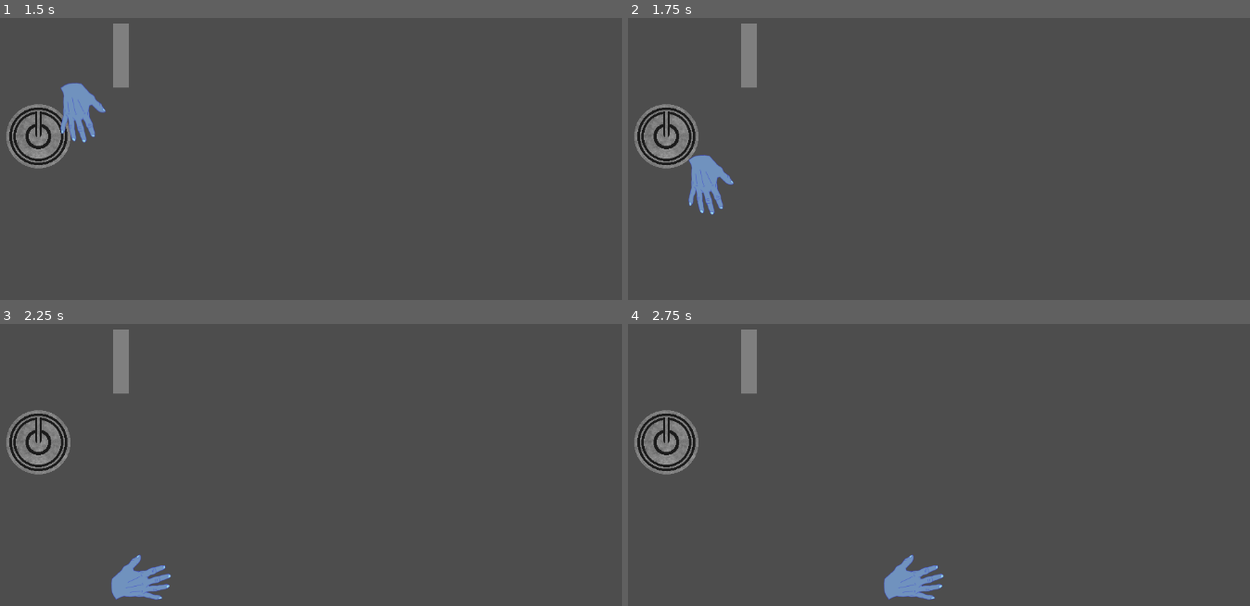
Above: before the commit, frames 1-4 (two rows, left to right).
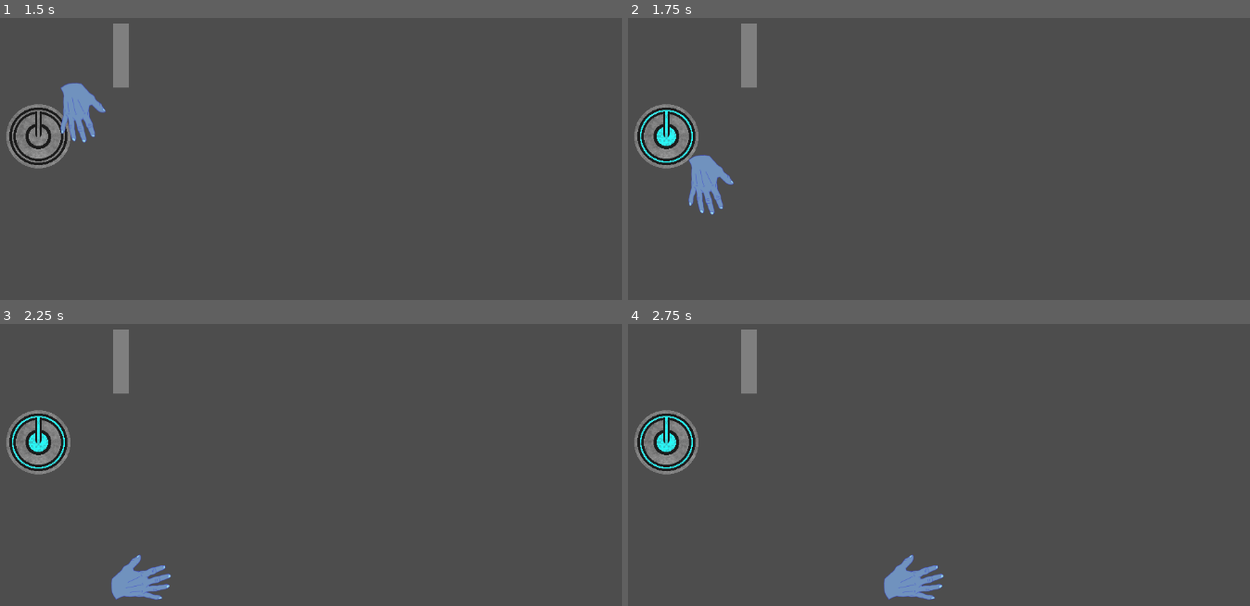
Above: after the commit, the same moments.

Repository: AustinSB/moving_hand_game
Game: Godot game, scene res://main.tscn
The game is run twice, just before and just after one commit, with the same random seed, the same clock (stepped at 60 frames per second) and the same inputs.
Inputs:
- Up to frame 1 (1.5 s): tap Enter at 0.5 s; hold D (move_right, bound only after the commit) 0.53-1.28 s; hold Space 0.53-1.28 s; tap E (interact, bound only after the commit) at 0.6 s; hold S (move_down, bound only after the commit) from 1.28 s (still down); tap Space at 1.35 s
- Up to frame 2 (1.75 s): keep holding S (move_down, bound only after the commit); tap Space at 1.52 s; tap E (interact, bound only after the commit) at 1.55 s
- Up to frame 3 (2.25 s): tap Space at 1.82 s; release S (move_down, bound only after the commit) at 2.03 s; hold D (move_right, bound only after the commit) from 2.03 s (still down); hold Space from 2.03 s (still down); tap E (interact, bound only after the commit) at 2.1 s
- Up to frame 4 (2.75 s): keep holding D (move_right, bound only after the commit); keep holding Space

Frame 1 is identical in both runs. In frame 2, 0.4% of the frame differs, in the area x 1-11%, y 32-52%; in frame 3, 0.4%; in frame 4, 0.4%.

Commit message:
Upgrade button
Add input maps for player

Diff:
--- a/Player Hand/player.gd
+++ b/Player Hand/player.gd
@@ -14,14 +14,14 @@
 func move():
 	velocity = Vector2.ZERO
 
-	if Input.is_key_pressed(KEY_D):
+	if Input.is_action_pressed("move_up"):
+		velocity.y -= 1
+	if Input.is_action_pressed("move_left"):
+		velocity.x -= 1
+	if Input.is_action_pressed("move_down"):
+		velocity.y += 1
+	if Input.is_action_pressed("move_right"):
 		velocity.x += 1
-	if Input.is_key_pressed(KEY_A):
-		velocity.x -= 1
-	if Input.is_key_pressed(KEY_W):
-		velocity.y -= 1
-	if Input.is_key_pressed(KEY_S):
-		velocity.y += 1
 
 	if velocity.length() > 0:
 		player_is_moving(true)
--- a/circle_button.gd
+++ b/circle_button.gd
@@ -2,16 +2,24 @@
 
 var sprite: AnimatedSprite2D
 var is_entered = false
+var button_on = false
 
 func _ready():
 	sprite = $AnimatedSprite
 
 func _process(_delta: float) -> void:
-	if is_entered and Input.is_key_pressed(KEY_SPACE):
-		print("activate")
+	if is_entered and Input.is_action_just_released("interact"):
+		toggle_button()
 
 func _on_area_entered(_area: Area2D) -> void:
 	is_entered = true
 
 func _on_area_exited(_area: Area2D) -> void:
 	is_entered = false
+
+func toggle_button():
+	button_on = !button_on
+	if button_on:
+		sprite.animation = "on"
+	if !button_on:
+		sprite.animation = "off"
--- a/project.godot
+++ b/project.godot
@@ -14,3 +14,31 @@
 run/main_scene="uid://i0dvfun7gy7v"
 config/features=PackedStringArray("4.4", "Forward Plus")
 config/icon="res://icon.svg"
+
+[input]
+
+interact={
+"deadzone": 0.2,
+"events": [Object(InputEventKey,"resource_local_to_scene":false,"resource_name":"","device":-1,"window_id":0,"alt_pressed":false,"shift_pressed":false,"ctrl_pressed":false,"meta_pressed":false,"pressed":false,"keycode":0,"physical_keycode":69,"key_label":0,"unicode":101,"location":0,"echo":false,"script":null)
+]
+}
+move_up={
+"deadzone": 0.2,
+"events": [Object(InputEventKey,"resource_local_to_scene":false,"resource_name":"","device":-1,"window_id":0,"alt_pressed":false,"shift_pressed":false,"ctrl_pressed":false,"meta_pressed":false,"pressed":false,"keycode":0,"physical_keycode":87,"key_label":0,"unicode":119,"location":0,"echo":false,"script":null)
+]
+}
+move_left={
+"deadzone": 0.2,
+"events": [Object(InputEventKey,"resource_local_to_scene":false,"resource_name":"","device":-1,"window_id":0,"alt_pressed":false,"shift_pressed":false,"ctrl_pressed":false,"meta_pressed":false,"pressed":false,"keycode":0,"physical_keycode":65,"key_label":0,"unicode":97,"location":0,"echo":false,"script":null)
+]
+}
+move_down={
+"deadzone": 0.2,
+"events": [Object(InputEventKey,"resource_local_to_scene":false,"resource_name":"","device":-1,"window_id":0,"alt_pressed":false,"shift_pressed":false,"ctrl_pressed":false,"meta_pressed":false,"pressed":false,"keycode":0,"physical_keycode":83,"key_label":0,"unicode":115,"location":0,"echo":false,"script":null)
+]
+}
+move_right={
+"deadzone": 0.2,
+"events": [Object(InputEventKey,"resource_local_to_scene":false,"resource_name":"","device":-1,"window_id":0,"alt_pressed":false,"shift_pressed":false,"ctrl_pressed":false,"meta_pressed":false,"pressed":false,"keycode":0,"physical_keycode":68,"key_label":0,"unicode":100,"location":0,"echo":false,"script":null)
+]
+}
